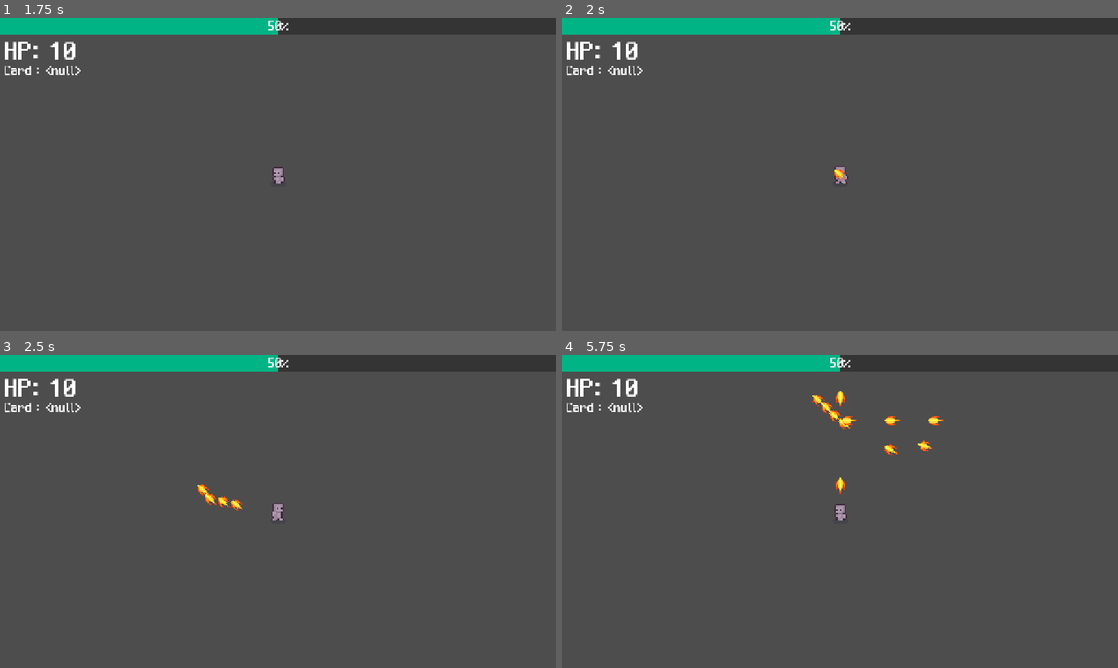
Above: before the commit, frames 1-4 (two rows, left to right).
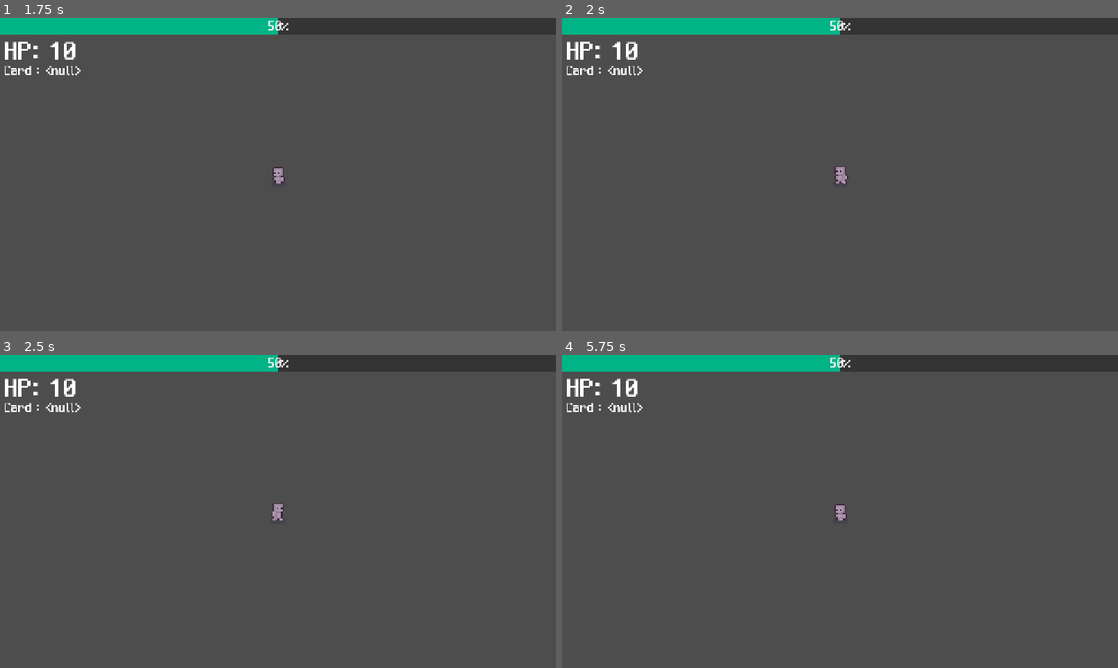
Above: after the commit, the same moments.

Repository: rnseo007/2dgame
Game: Godot game, scene res://Scenes/main.tscn
The game is run twice, just before and just after one commit, with the same random seed, the same clock (stepped at 60 frames per second) and the same inputs.
Inputs:
- Up to frame 1 (1.75 s): tap Enter at 0.5 s; hold D (move_right) 0.53-1.28 s; tap Space at 1.25 s; hold S (move_down) from 1.28 s (still down)
- Up to frame 2 (2 s): keep holding S (move_down)
- Up to frame 3 (2.5 s): tap Enter at 2 s; release S (move_down) at 2.03 s; hold D (move_right) from 2.03 s (still down)
- Up to frame 4 (5.75 s): release D (move_right) at 2.78 s; hold W (move_up) 2.78-3.53 s; hold A (move_left) 3.53-5.03 s; hold S (move_down) from 5.03 s (still down)

Frame 1 is identical in both runs. In frame 2, less than 0.1% of the frame differs, in the area x 49-51%, y 48-52%; in frame 3, 0.2%; in frame 4, 0.5%, in the area x 45-69%, y 11-45%.

Commit message:
중간백업용

Diff:
--- a/Scenes/Normal_Card.tscn
+++ b/Scenes/Card.tscn
@@ -1,7 +1,7 @@
 [gd_scene load_steps=7 format=3 uid="uid://civyjtqi6du8b"]
 
-[ext_resource type="Texture2D" uid="uid://1ok77u6h131v" path="res://Player/Projectile/New_All_Fire_Bullet_Pixel_16x16/FireBall_16x16.png" id="1_qb2lp"]
-[ext_resource type="Script" uid="uid://beloibwkcrove" path="res://Scripts/nomalcard.gd" id="1_x8156"]
+[ext_resource type="Script" uid="uid://beloibwkcrove" path="res://Scripts/card.gd" id="1_3p273"]
+[ext_resource type="Texture2D" uid="uid://1ok77u6h131v" path="res://Player/Projectile/New_All_Fire_Bullet_Pixel_16x16/FireBall_16x16.png" id="2_h8wm0"]
 
 [sub_resource type="CapsuleShape2D" id="CapsuleShape2D_qb2lp"]
 radius = 3.6
@@ -12,7 +12,7 @@
 tracks/0/type = "value"
 tracks/0/imported = false
 tracks/0/enabled = true
-tracks/0/path = NodePath("NormalCardSprite2D:frame")
+tracks/0/path = NodePath("CardSprite2D:frame")
 tracks/0/interp = 1
 tracks/0/loop_wrap = true
 tracks/0/keys = {
@@ -29,7 +29,7 @@
 tracks/0/type = "value"
 tracks/0/imported = false
 tracks/0/enabled = true
-tracks/0/path = NodePath("NormalCardSprite2D:frame")
+tracks/0/path = NodePath("CardSprite2D:frame")
 tracks/0/interp = 1
 tracks/0/loop_wrap = true
 tracks/0/keys = {
@@ -45,23 +45,23 @@
 &"idle": SubResource("Animation_x8156")
 }
 
-[node name="NormalCard" type="Area2D" groups=["NormalCard", "Player_Bullet"]]
+[node name="Card" type="Area2D" groups=["Card", "Player_Bullet"]]
 scale = Vector2(3, 3)
 collision_layer = 4
 collision_mask = 2
-script = ExtResource("1_x8156")
+script = ExtResource("1_3p273")
 
-[node name="NormalCardSprite2D" type="Sprite2D" parent="."]
+[node name="CardSprite2D" type="Sprite2D" parent="."]
 texture_filter = 1
-texture = ExtResource("1_qb2lp")
+texture = ExtResource("2_h8wm0")
 offset = Vector2(0, 0.45)
 hframes = 5
 
-[node name="NormalCardCollision" type="CollisionShape2D" parent="."]
+[node name="CardCollision" type="CollisionShape2D" parent="."]
 rotation = 1.5708
 shape = SubResource("CapsuleShape2D_qb2lp")
 
-[node name="NormalCardAnimation" type="AnimationPlayer" parent="."]
+[node name="CardAnimation" type="AnimationPlayer" parent="."]
 libraries = {
 &"": SubResource("AnimationLibrary_kbxue")
 }
--- a/Scenes/Enemy.tscn
+++ b/Scenes/Enemy.tscn
@@ -1,9 +1,10 @@
-[gd_scene load_steps=14 format=3 uid="uid://c0b35l8oeq3i"]
+[gd_scene load_steps=15 format=3 uid="uid://c0b35l8oeq3i"]
 
 [ext_resource type="Texture2D" uid="uid://cnbsfn7eerxp5" path="res://Enemy/Orc/Orc-Walk.png" id="1_m1htj"]
 [ext_resource type="Script" uid="uid://chd86x0nlcvtb" path="res://Scripts/enemy.gd" id="1_wovta"]
 [ext_resource type="Shader" uid="uid://dswfobaft0r5x" path="res://Shaders/Hit_flash.tres" id="2_kpr8r"]
 [ext_resource type="FontFile" uid="uid://b2vwkisoh57if" path="res://Fonts/NeoDunggeunmoPro-Regular.ttf" id="3_xeo28"]
+[ext_resource type="PackedScene" uid="uid://dy7lweloxwato" path="res://Scenes/hit_box.tscn" id="5_1exfc"]
 
 [sub_resource type="ShaderMaterial" id="ShaderMaterial_1exfc"]
 shader = ExtResource("2_kpr8r")
@@ -76,9 +77,6 @@
 &"walk": SubResource("Animation_qi2p4")
 }
 
-[sub_resource type="StyleBoxFlat" id="StyleBoxFlat_kpr8r"]
-bg_color = Color(0, 0, 0, 0.435294)
-
 [sub_resource type="Animation" id="Animation_kpr8r"]
 resource_name = "Hit_Animation"
 length = 0.5
@@ -140,6 +138,9 @@
 &"RESET": SubResource("Animation_1exfc")
 }
 
+[sub_resource type="StyleBoxFlat" id="StyleBoxFlat_kpr8r"]
+bg_color = Color(0, 0, 0, 0.435294)
+
 [node name="Enemy" type="CharacterBody2D" groups=["Enemy", "TestEnemy"]]
 collision_layer = 2
 collision_mask = 3
@@ -164,6 +165,11 @@
 &"": SubResource("AnimationLibrary_3yqyl")
 }
 
+[node name="HitAnimationPlayer" type="AnimationPlayer" parent="."]
+libraries = {
+&"": SubResource("AnimationLibrary_mo1ky")
+}
+
 [node name="TestText" type="Label" parent="."]
 texture_filter = 1
 offset_left = 18.0
@@ -178,7 +184,6 @@
 HP: 10
 SPEED: 100"
 
-[node name="HitAnimationPlayer" type="AnimationPlayer" parent="."]
-libraries = {
-&"": SubResource("AnimationLibrary_mo1ky")
-}
+[node name="HitBox" parent="." instance=ExtResource("5_1exfc")]
+
+[connection signal="get_damage" from="HitBox" to="." method="_on_get_damage"]
--- a/Scenes/Player.tscn
+++ b/Scenes/Player.tscn
@@ -3,7 +3,7 @@
 [ext_resource type="Script" uid="uid://bsu8nnhmk6srg" path="res://Scripts/player.gd" id="1_gntrk"]
 [ext_resource type="Texture2D" uid="uid://nvrxqhjgj3fs" path="res://Player/player_character/prototype/Shadow.png" id="2_dewec"]
 [ext_resource type="Texture2D" uid="uid://btny67tjruj3w" path="res://Player/player_character/prototype/Prototype_Character.png" id="3_5ixxa"]
-[ext_resource type="PackedScene" uid="uid://bm03hx7as0hug" path="res://Scenes/hit_area_2d.tscn" id="5_5ixxa"]
+[ext_resource type="PackedScene" uid="uid://bm03hx7as0hug" path="res://Scenes/hurt_area_2d.tscn" id="5_5ixxa"]
 
 [sub_resource type="RectangleShape2D" id="RectangleShape2D_5ixxa"]
 
@@ -393,16 +393,14 @@
 parameters/d_Idle/blend_position = Vector2(-0.102073, -0.215278)
 parameters/d_Walk/blend_position = Vector2(0.213716, 0.098901)
 
+[node name="HurtArea2D" parent="." groups=["Player"] instance=ExtResource("5_5ixxa")]
+
 [node name="Camera2D" type="Camera2D" parent="."]
 position_smoothing_speed = 50.0
-
-[node name="HitArea2D" parent="." groups=["player"] instance=ExtResource("5_5ixxa")]
 
 [node name="HitAnimationPlayer" type="AnimationPlayer" parent="."]
 libraries = {
 &"": SubResource("AnimationLibrary_52ee3")
 }
 
-[connection signal="get_damage" from="HitArea2D" to="." method="_on_hit_area_2d_get_damage"]
-
-[editable path="HitArea2D"]
+[connection signal="damage" from="HurtArea2D" to="." method="_on_get_damage"]
--- a/Scenes/attack.tscn
+++ b/Scenes/attack.tscn
@@ -5,13 +5,13 @@
 [node name="Attack" type="Node2D"]
 script = ExtResource("1_ij4ji")
 
-[node name="NormalTimer" type="Timer" parent="."]
+[node name="ReloadTimer" type="Timer" parent="."]
 unique_name_in_owner = true
 wait_time = 0.1
+one_shot = true
 
-[node name="NormalAttackTimer" type="Timer" parent="NormalTimer"]
+[node name="AttackTimer" type="Timer" parent="ReloadTimer"]
 unique_name_in_owner = true
 wait_time = 0.075
 
-[connection signal="timeout" from="NormalTimer" to="." method="_on_normal_timer_timeout"]
-[connection signal="timeout" from="NormalTimer/NormalAttackTimer" to="." method="_on_normal_attack_timer_timeout"]
+[connection signal="timeout" from="ReloadTimer/AttackTimer" to="." method="_on_normal_attack_timer_timeout"]
--- /dev/null
+++ b/Scenes/hit_box.tscn
@@ -0,0 +1,16 @@
+[gd_scene load_steps=3 format=3 uid="uid://dy7lweloxwato"]
+
+[ext_resource type="Script" uid="uid://cbo12assy576e" path="res://Scripts/hit_box.gd" id="1_mywce"]
+
+[sub_resource type="CapsuleShape2D" id="CapsuleShape2D_lwc4f"]
+radius = 18.0
+height = 47.0
+
+[node name="HitBox" type="Area2D" groups=["Player"]]
+script = ExtResource("1_mywce")
+
+[node name="CollisionShape2D" type="CollisionShape2D" parent="."]
+position = Vector2(0, -1.5)
+shape = SubResource("CapsuleShape2D_lwc4f")
+
+[connection signal="area_entered" from="." to="." method="_on_area_entered"]
--- a/Scenes/hit_area_2d.tscn
+++ b/Scenes/hurt_area_2d.tscn
@@ -1,20 +1,20 @@
 [gd_scene load_steps=3 format=3 uid="uid://bm03hx7as0hug"]
 
-[ext_resource type="Script" uid="uid://dp20aerffetg6" path="res://Scripts/hit_area_2d.gd" id="1_qtjno"]
+[ext_resource type="Script" uid="uid://dp20aerffetg6" path="res://Scripts/hurt_area_2d.gd" id="1_rx26m"]
 
 [sub_resource type="CapsuleShape2D" id="CapsuleShape2D_6qyx1"]
 radius = 19.0
 height = 48.0
 
-[node name="HitArea2D" type="Area2D"]
+[node name="HurtBox" type="Area2D"]
 collision_mask = 2
-script = ExtResource("1_qtjno")
+script = ExtResource("1_rx26m")
 
-[node name="HitBox" type="CollisionShape2D" parent="."]
+[node name="CollisionShape2D" type="CollisionShape2D" parent="."]
 shape = SubResource("CapsuleShape2D_6qyx1")
 
 [node name="DisableTimer" type="Timer" parent="."]
 one_shot = true
 
-[connection signal="body_entered" from="." to="." method="_on_body_entered"]
+[connection signal="area_entered" from="." to="." method="_on_area_entered"]
 [connection signal="timeout" from="DisableTimer" to="." method="_on_disable_timer_timeout"]
--- a/Scenes/main.tscn
+++ b/Scenes/main.tscn
@@ -2,12 +2,12 @@
 
 [ext_resource type="PackedScene" uid="uid://dtrgo1xqwerm0" path="res://Scenes/Player.tscn" id="1_bo1nx"]
 [ext_resource type="PackedScene" uid="uid://b7bkqi52340cw" path="res://Scenes/play_hud.tscn" id="3_8gbba"]
-[ext_resource type="PackedScene" uid="uid://cwtjculhnmds1" path="res://Scenes/enemy_spawner.tscn" id="3_jjvhh"]
+[ext_resource type="PackedScene" uid="uid://cwtjculhnmds1" path="res://Scenes/Enemy_spawner.tscn" id="3_jjvhh"]
 [ext_resource type="PackedScene" uid="uid://b3rqc2fq4a257" path="res://Scenes/attack.tscn" id="4_jjvhh"]
 
 [node name="Main" type="Node2D"]
 
-[node name="Player" parent="." instance=ExtResource("1_bo1nx")]
+[node name="Player" parent="." groups=["Player"] instance=ExtResource("1_bo1nx")]
 
 [node name="Play_HUD" parent="." instance=ExtResource("3_8gbba")]
 
--- a/Scripts/attack.gd
+++ b/Scripts/attack.gd
@@ -1,19 +1,18 @@
 extends Node2D
 
-@onready var player = get_tree().get_first_node_in_group("player")
+@onready var player = get_tree().get_first_node_in_group("Player")
 
 #Attacks
-var normalCard = preload("res://Scenes/Normal_Card.tscn")
+var card = preload("res://Scenes/Card.tscn")
 
 #Attack Nodes
-@onready var normalTimer = get_node("%NormalTimer")
-@onready var normalAttackTimer = get_node("%NormalAttackTimer")
+@onready var reloadTimer = get_node("%ReloadTimer")
+@onready var attackTimer = get_node("%AttackTimer")
 
-#Normal Card
-var normal_ammo = 0
-var normal_baseammo = 1
-var normal_attackspeed = 0.5
-var normal_level = 1
+#Card
+var cur_ammo = 0
+var max_ammo = 6
+var attack_speed = 0.5
 
 #Enemy Related
 var enemy_close = []
@@ -22,32 +21,29 @@
 	attack()
 
 func attack():
-	if normal_level > 0:
-		normalTimer.wait_time = normal_attackspeed
-		if normalTimer.is_stopped():
-			normalTimer.start()
+	if reloadTimer.is_stopped():
+		attackTimer.start()
 
-func _on_normal_timer_timeout() -> void:
-	normal_ammo += normal_baseammo
-	normalAttackTimer.start()
+func _on_reload_timer_timeout() -> void:
+	cur_ammo = max_ammo
+	attackTimer.start()
 
 func _on_normal_attack_timer_timeout() -> void:
 	var enemys : Array = get_tree().get_nodes_in_group("Enemy")
+
 	if not enemys.size() > 0:
-		normalAttackTimer.start()
+		attackTimer.start()
 		return
 
-	if normal_ammo > 0:
-		var normal_attack = normalCard.instantiate()
-		normal_attack.position = player.global_position
-		normal_attack.target = get_close_target(enemys)
-		normal_attack.level = normal_level
-		add_child(normal_attack)
-		normal_ammo -= 1
-		if normal_ammo > 0:
-			normalAttackTimer.start()
-		else:
-			normalAttackTimer.stop()
+	if cur_ammo > 0:
+		var card_attack = card.instantiate()
+		card_attack.position = player.global_position
+		card_attack.target = get_close_target(enemys)
+		add_child(card_attack)
+		cur_ammo -= 1
+	else:
+		attackTimer.stop()
+		reloadTimer.start()
 
 func get_close_target(enemys):
 	var cur_enemy_dist = 1000
--- a/Scripts/nomalcard.gd
+++ b/Scripts/card.gd
@@ -1,8 +1,7 @@
 extends Area2D
 
-class_name NormalCard
+class_name Card
 
-var level : int = 1
 var hp : int = 1
 var knock_amount = 100
 var attack_size = 1.0
@@ -12,18 +11,11 @@
 var target : Vector2 = Vector2.ZERO
 var angle : Vector2 = Vector2.ZERO
 
-@onready var player = get_tree().get_first_node_in_group("player")
+@onready var player = get_tree().get_first_node_in_group("Player")
 
 func _ready() -> void:
 	angle = global_position.direction_to(target)
 	rotation = angle.angle()
-	match level:
-		1:
-			hp = 1
-			speed = 100
-			damage = 1
-			knock_amount = 100
-			attack_size = 1.0
 
 func _process(delta):
 	position += angle * speed * delta
--- a/Scripts/enemy.gd
+++ b/Scripts/enemy.gd
@@ -8,7 +8,7 @@
 @onready var sprite = $Enemy_sprite2D
 @onready var walk_anim = $WalkAnimationPlayer
 @onready var hit_anim = $HitAnimationPlayer
-@onready var player = get_tree().get_first_node_in_group("player")
+@onready var player = get_tree().get_first_node_in_group("Player")
 
 func _ready():
 	walk_anim.play("walk")
@@ -29,8 +29,9 @@
 	move_and_slide()
 	$TestText.text = "<ORC>\n{0}\nHP: {1}\nSPEED: {2}".format({0:global_position.floor(),1:cur_hp,2:speed})
 
-func take_damage(damage):
-	cur_hp -= damage
+func _on_get_damage(dmg: int) -> void:
+	cur_hp -= dmg
+
 	hit_anim.play("Hit_Animation")
 
 	if cur_hp <= 0:
--- a/Scripts/enemy_spawner.gd
+++ b/Scripts/enemy_spawner.gd
@@ -2,9 +2,7 @@
 
 @export var spawns : Array[Spawn_Info] = []
 
-@onready var player = get_tree().get_first_node_in_group("player")
-
-signal enemy_spawned(entity : Node2D)
+@onready var player = get_tree().get_first_node_in_group("Player")
 
 var time = 0
 
--- a/Scripts/hit_area_2d.gd
+++ /dev/null
@@ -1,11 +0,0 @@
-extends Area2D
-
-signal get_damage(dmg : int)
-
-func _on_disable_timer_timeout() -> void:
-	$HitBox.call_deferred("set", "disabled", false)
-
-func _on_body_entered(_body: Node2D) -> void:
-	get_damage.emit(1)
-	$HitBox.call_deferred("set", "disabled", true)
-	$DisableTimer.start()
--- /dev/null
+++ b/Scripts/hit_box.gd
@@ -0,0 +1,8 @@
+extends Area2D
+
+signal get_damage(dmg : int)
+
+func _on_area_entered(area) -> void:
+	if area.is_in_group("Player_Bullet"):
+		if not area.get("damage") == null:
+			get_damage.emit(area.get("damage"))
--- /dev/null
+++ b/Scripts/hurt_area_2d.gd
@@ -0,0 +1,11 @@
+extends Area2D
+
+signal damage(dmg : int)
+
+func _on_disable_timer_timeout() -> void:
+	$CollisionShape2D.call_deferred("set", "disabled", false)
+
+func _on_area_entered() -> void:
+	emit_signal("damage", damage)
+	$CollisionShape2D.call_deferred("set", "disabled", true)
+	$DisableTimer.start()
--- a/Scripts/player.gd
+++ b/Scripts/player.gd
@@ -23,7 +23,7 @@
 	else:
 		$AnimationTree.get("parameters/playback").travel("Idle")
 
-func _on_hit_area_2d_get_damage(dmg: int) -> void:
+func _on_get_damage(dmg) -> void:
 	hp -= dmg
 	player_cur_hp.emit(hp)
 	$HitAnimationPlayer.play("Hit")
--- a/project.godot
+++ b/project.godot
@@ -23,8 +23,8 @@
 [global_group]
 
 Enemy="Enemy_All"
-player="player"
 Player_Bullet="Player_Bullet(card)"
+Player="player"
 
 [input]
 
Renamed: Scripts/nomalcard.gd.uid -> Scripts/card.gd.uid
Not shown, added: Scripts/hit_box.gd.uid
Renamed: Scripts/hit_area_2d.gd.uid -> Scripts/hurt_area_2d.gd.uid
